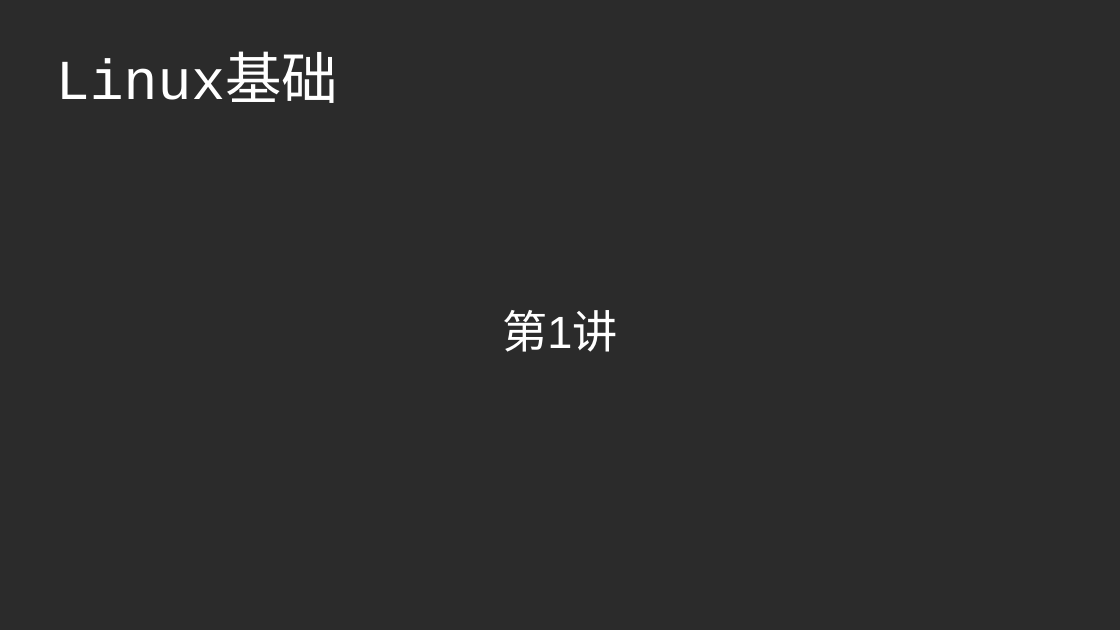
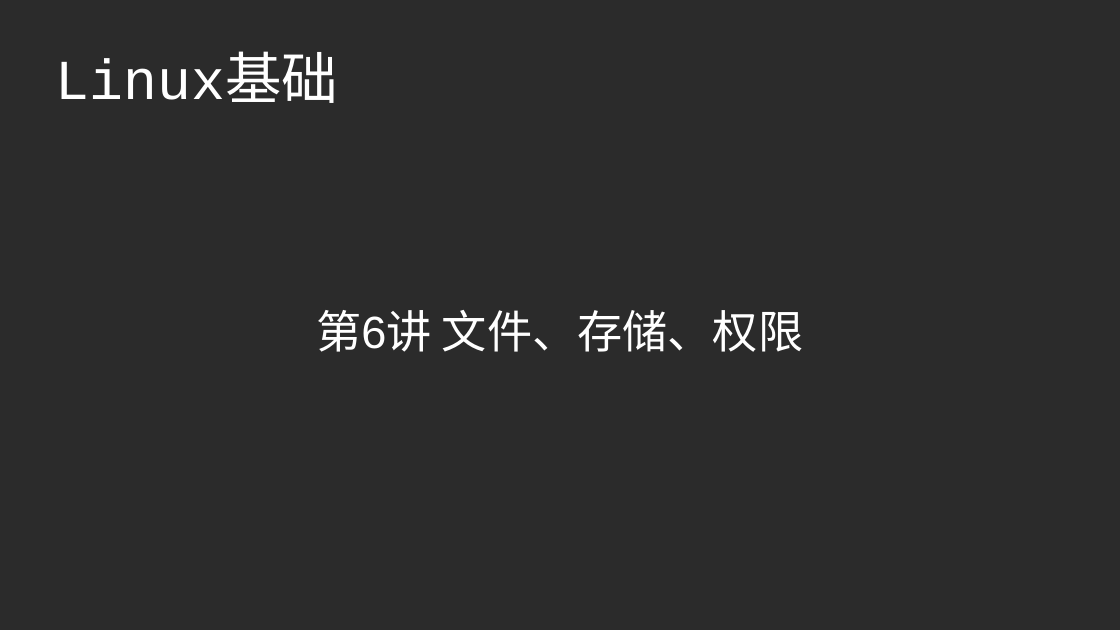
Before and after one commit to master-genius/linux-system, a slide deck: slide 1 of ch06/ch06-用户管理.odp. Drawn at 1120x630 pixels with LibreOffice and Linux fonts; fonts in the diff are those of the drawing; background and template pictures are left out; a plain dark background stands for a picture behind light text. Boxes give left, top, right and bottom in pixels: in the first picture for what was removed or moved away, otherwise in the second. Text is boxed around its words. In the diff, an @@ line names an element or a change of style, - is before the commit and + after.

```diff
--- a/ch06/ch06-用户管理.odp
+++ b/ch06/ch06-用户管理.odp
@@ subtitle at [316, 310, 803, 352]: text changed @@
-第1讲
+第6讲 文件、存储、权限
```
Also in this commit, not shown: 19 slides added, 1 slide removed, 6 other files.
